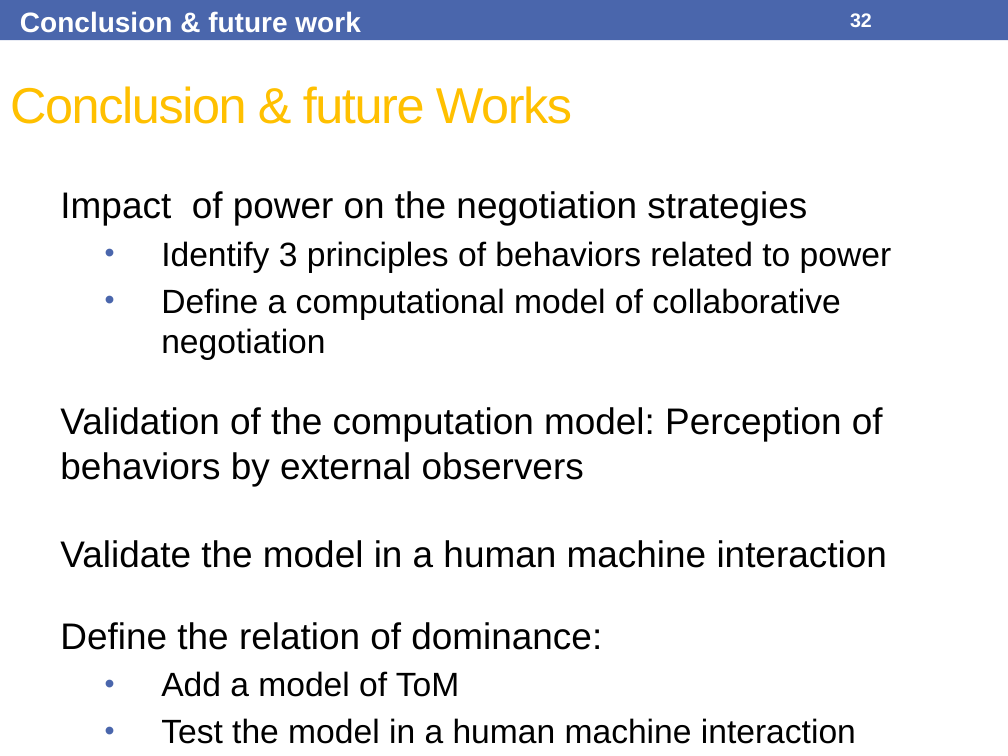
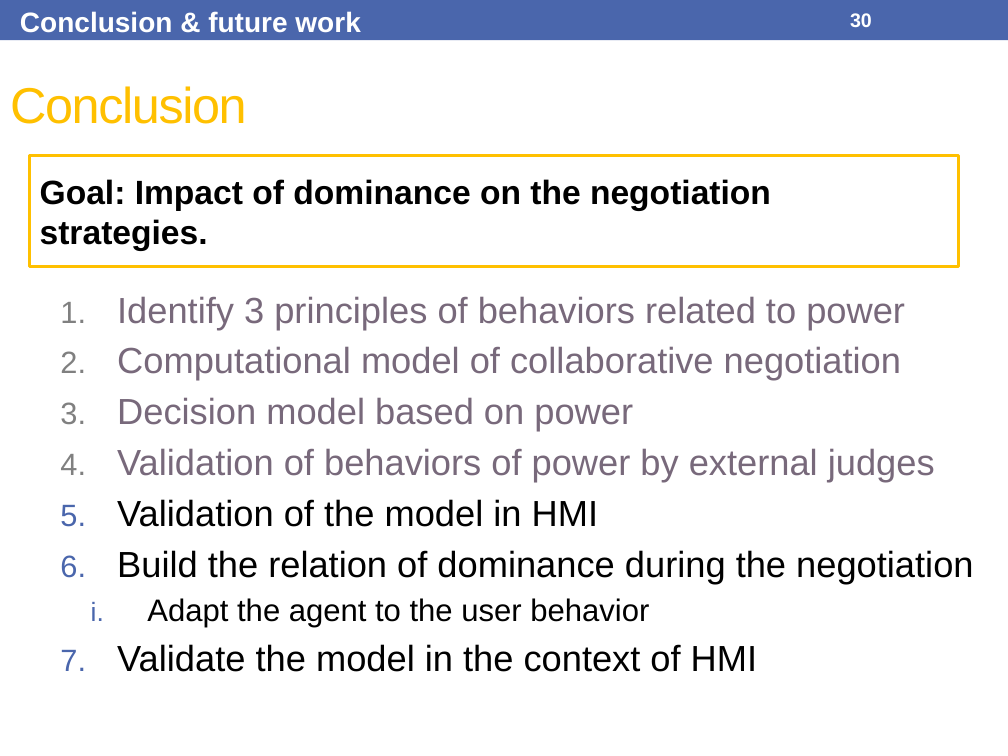
Before and after one commit to Olydia/Discolog, a slide deck: slide 30 of papers/Presentations/IVA17/IVA17.pptx (slide 32 before the commit). Drawn at 1008x756 pixels with LibreOffice and Linux fonts; fonts in the diff are those of the drawing. Boxes give left, top, right and bottom in pixels: in the first picture for what was removed or moved away, otherwise in the second. Text is boxed around its words. In the diff, an @@ line names an element or a change of style, - is before the commit and + after.

```diff
--- a/papers/Presentations/IVA17/IVA17.pptx
+++ b/papers/Presentations/IVA17/IVA17.pptx
@@ page number at (850, 13, 872, 27): text changed @@
-32
+30
@@ title at (10, 86, 247, 124): text changed @@
-Conclusion & future Works
+Conclusion
@@ rectangle added at (30, 156, 959, 267), outline #FFC000 2.08 pt, 24 pt, text #000000, bold @@
+Goal: Impact of dominance on the negotiation strategies.
@@ text at (60, 191, 807, 225): paragraph removed @@
-Impact of power on the negotiation strategies
@@ text "Identify 3 principles of behaviors ...": place and size @@
-text "Identify 3 principles of behaviors ..." at (60, 191, 892, 744)
+text "Identify 3 principles of behaviors ..." at (117, 296, 973, 672)
@@ text at (117, 296, 905, 329): size 24 to 25.9 pt, text colour #000000 to #78697B in "Identify 3 principles of behaviors related to ..."; bullet • to 1.; list level 2 to 1 in "Identify 3 principles of behaviors ..."; bullet colour #4A66AC to #808080 @@
@@ text at (117, 346, 973, 672): text changed; size 26.4 to 25.9 pt @@
-  • Define a computational model of collaborative negotiation
-Validation of the computation model: Perception of behaviors by external observers
-Validate the model in a human machine interaction
-Define the relation of dominance:
-  • Add a model of ToM
-  • Test the model in a human machine interaction
+2. Computational model of collaborative negotiation
+3. Decision model based on power
+4. Validation of behaviors of power by external judges
+5. Validation of the model in HMI
+6. Build the relation of dominance during the negotiation
+  i. Adapt the agent to the user behavior
+7. Validate the model in the context of HMI
```
Also in this commit, not shown: 21 other slides changed, 5 slides added, 7 slides removed, 5 other files.
